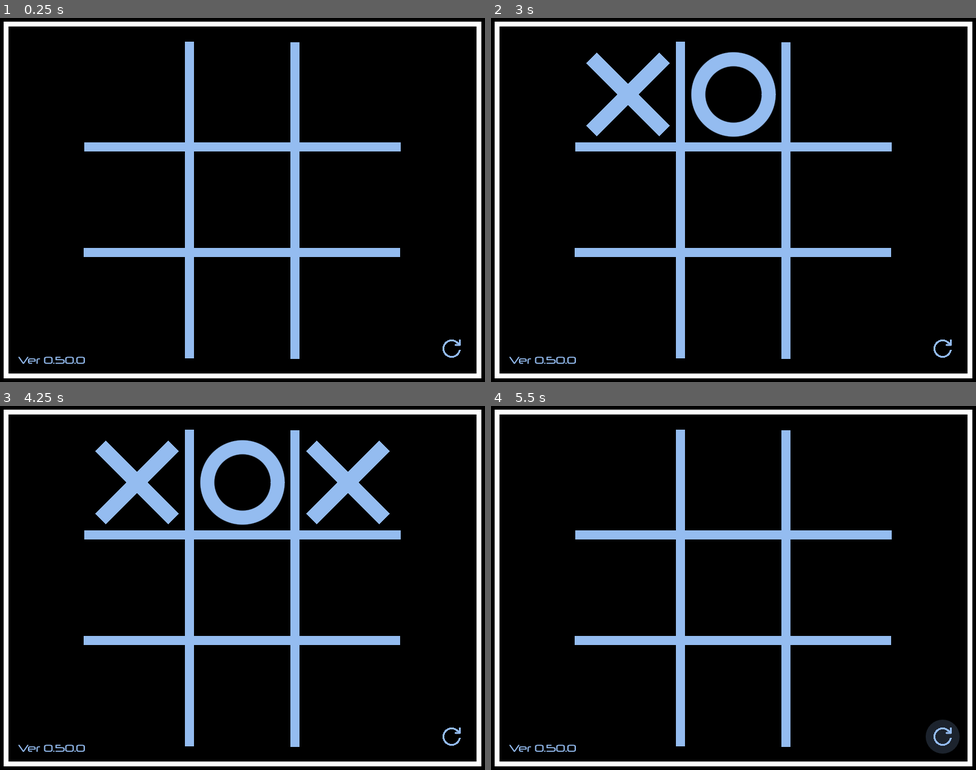
Above: before the commit, frames 1-4 (two rows, left to right).
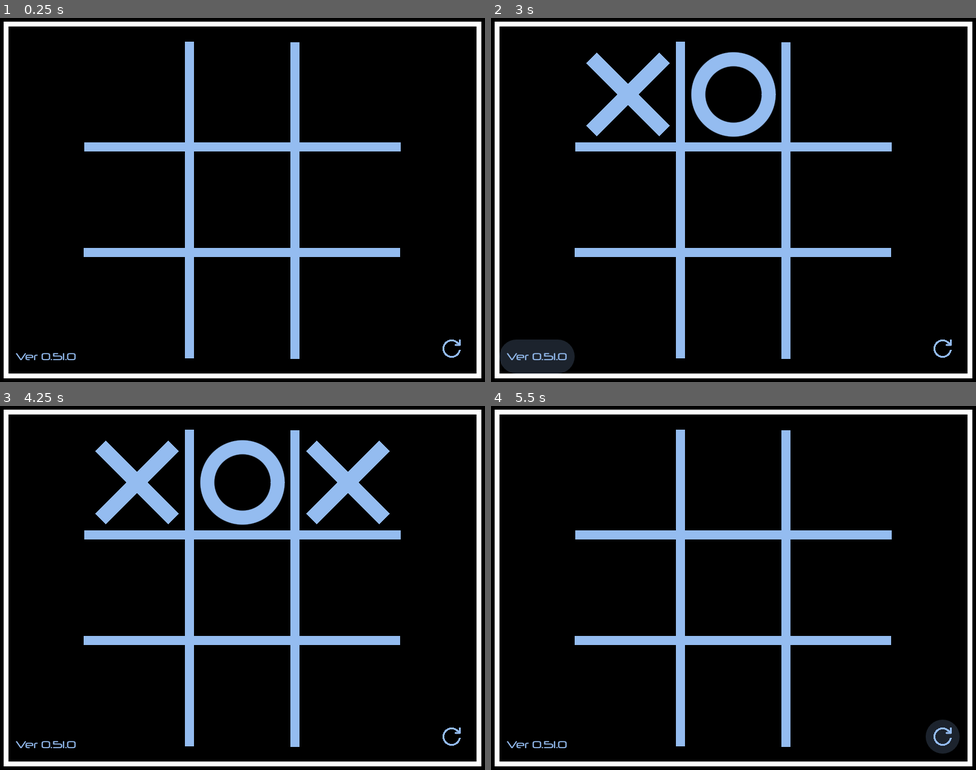
Above: after the commit, the same moments.

Repository: joshuafolkken/tic-tac-toe
Game: Godot game, scene res://scenes/main.tscn
Same seed, same stepped clock (60 frames per second), same inputs: the game is played once before the commit and once after it.
Inputs (mouse positions are in pixels of both pictures, inside the frame that each line leads up to):
- Up to frame 1 (0.25 s): no input
- Up to frame 2 (3 s): click (539, 356) at 0.5 s, where only the run after the commit has a clickable "Ver 0.51.0"; click (626, 94) at 1.27 s; click (733, 94) at 2.02 s; click (539, 356) at 2.75 s, where only the run after the commit has a clickable "Ver 0.51.0"
- Up to frame 3 (4.25 s): click (349, 482) at 3.52 s
- Up to frame 4 (5.5 s): click (539, 744) at 4.25 s, where only the run after the commit has a clickable "Ver 0.51.0"; click (942, 737) at 5 s

The runs differ from the first frame. In frame 1, 0.2% of the frame differs, in the area x 3-18%, y 92-95%; in frame 2, 1.3%, in the area x 1-18%, y 88-98%; in frame 3, 0.2%; in frame 4, 0.2%.

Commit message:
link to release page #136

Diff:
--- a/main_theme.tres
+++ b/main_theme.tres
@@ -36,7 +36,10 @@
 corner_radius_bottom_left = 1024
 
 [resource]
+default_font = ExtResource("1_xgloj")
 Button/colors/font_color = Color(0.580392, 0.737255, 0.941176, 1)
+Button/colors/font_hover_color = Color(0.580392, 0.737255, 0.941176, 1)
+Button/colors/font_pressed_color = Color(0.580392, 0.737255, 0.941176, 1)
 Button/colors/icon_hover_color = Color(0.580392, 0.737255, 0.941176, 1)
 Button/colors/icon_normal_color = Color(0.580392, 0.737255, 0.941176, 1)
 Button/colors/icon_pressed_color = Color(0.580392, 0.737255, 0.941176, 1)
--- a/project.godot
+++ b/project.godot
@@ -11,7 +11,7 @@
 [application]
 
 config/name="Tic Tac Toe"
-config/version="0.50.0"
+config/version="0.51.0"
 run/main_scene="res://scenes/main.tscn"
 config/features=PackedStringArray("4.3", "GL Compatibility")
 config/icon="res://icon.svg"
--- a/scenes/main.tscn
+++ b/scenes/main.tscn
@@ -16,6 +16,14 @@
 
 [sub_resource type="Shortcut" id="Shortcut_wdtf3"]
 events = [SubResource("InputEventKey_1ya36")]
+
+[sub_resource type="InputEventKey" id="InputEventKey_6l5q0"]
+device = -1
+keycode = 86
+unicode = 118
+
+[sub_resource type="Shortcut" id="Shortcut_1y2ak"]
+events = [SubResource("InputEventKey_6l5q0")]
 
 [node name="Main" type="Node"]
 script = ExtResource("1_oobpf")
@@ -52,6 +60,17 @@
 icon = ExtResource("4_3p3bl")
 expand_icon = true
 
+[node name="VersionButton" type="Button" parent="UIManager"]
+offset_left = 14.0
+offset_top = 530.0
+offset_right = 138.0
+offset_bottom = 586.0
+focus_mode = 0
+mouse_default_cursor_shape = 2
+shortcut = SubResource("Shortcut_1y2ak")
+text = "Ver 1.21.3"
+expand_icon = true
+
 [node name="StatusLabel" type="Label" parent="UIManager"]
 offset_left = 169.0
 offset_top = 242.0
@@ -63,12 +82,5 @@
 horizontal_alignment = 1
 vertical_alignment = 1
 
-[node name="VersionLabel" type="Label" parent="UIManager"]
-offset_left = 30.0
-offset_top = 554.0
-offset_right = 115.0
-offset_bottom = 574.0
-text = "Ver 0.1.2"
-
 [node name="InputHandler" type="Node" parent="."]
 script = ExtResource("8_0kf00")
--- /dev/null
+++ b/src/constants.gd
@@ -0,0 +1,3 @@
+class_name Constants
+
+const RELEASE_URL = "https://github.com/joshuafolkken/tic-tac-toe/releases"
--- a/src/input_handler.gd
+++ b/src/input_handler.gd
@@ -6,6 +6,7 @@
 
 @onready var _ui_manager: UIManager = $"../UIManager"
 @onready var _reset_button: Button = $"../UIManager/ResetButton"
+@onready var _version_button: Button = $"../UIManager/VersionButton"
 
 
 func _initialize_cell_inputs() -> void:
@@ -19,6 +20,7 @@
 func _ready() -> void:
 	_initialize_cell_inputs()
 	_reset_button.pressed.connect(_on_reset_button_pressed)
+	_version_button.pressed.connect(_on_version_button_pressed)
 
 
 func _on_cell_clicked(board_position: BoardPosition) -> void:
@@ -27,3 +29,7 @@
 
 func _on_reset_button_pressed() -> void:
 	reset_requested.emit()
+
+
+func _on_version_button_pressed() -> void:
+	OS.shell_open(Constants.RELEASE_URL)
--- a/src/ui_manager.gd
+++ b/src/ui_manager.gd
@@ -6,7 +6,7 @@
 @onready var _cells := $Cells
 @onready var _status_label: Label = $StatusLabel
 @onready var _reset_button: Button = $ResetButton
-@onready var _version_label: Label = $VersionLabel
+@onready var _version_button: Button = $VersionButton
 
 
 func _initialize_cells() -> void:
@@ -18,8 +18,7 @@
 
 func _ready() -> void:
 	_initialize_cells()
-	_version_label.text = "Ver %s" % Settings.version
-
+	_version_button.text = "Ver %s" % Settings.version
 
 func update_cell(position: BoardPosition, status: CellStatus) -> void:
 	var cell := _cell_collection.get_element(position)
Not shown: 1 places in scenes/main.tscn that only renumber resources
